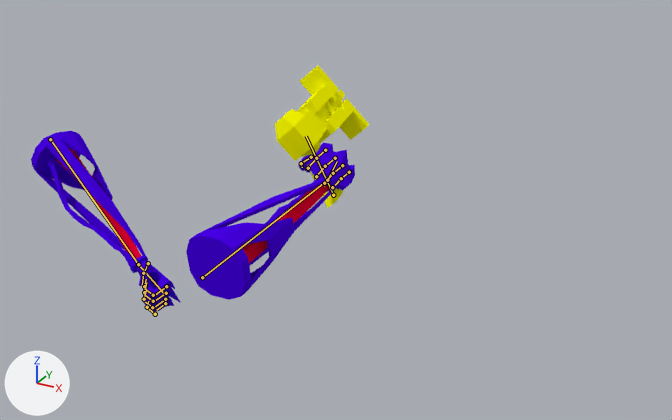
A saved change to the Blender file Badass_Upgrade/DESIGN/GrupoA/Player/Gun/Armature/Completo.blend.
One viewpoint serves both versions: a 50 mm camera at (6.13, -10.53, 5.19) aimed at (0.46, -0.23, 0.04). The lights are fixed; the arrows at lower left show +X, +Y and +Z. Both versions are drawn at frame 433 of the action 'ArmatureAction'; the numbers are the values there. The bones that bend it are drawn over the model as lines.

The first picture shows 'Cube.005', 'Gun', 'RArm'.
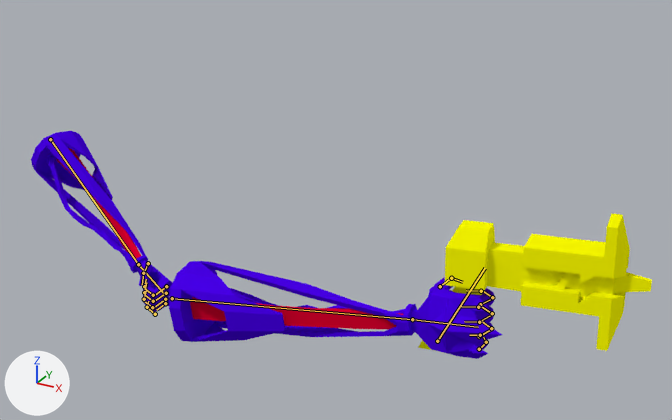
What the commit changed:
Bone 'Bone' (bone_bone) moves from (0.0, 0.0, 0.991) to (0.0, 0.0, 1.573).
Bone 'Bone' (bone_bone) turns from (-88, 5, 4) to (-7, 3, 6) degrees about its own x, y and z.
Bone 'Bone.001' (bone_bone_001) turns from (-17, -41, 8) to (2, -9, -4) degrees about its own x, y and z.
Bone 'Bone' (bone_bone_) moves from (-4.438, -2.052, -2.168) to (-1.842, -0.557, 1.007).
Bone 'Bone' (bone_bone_) turns from (-91, 73, -22) to (-7, 5, 2) degrees about its own x, y and z.

Pixel boxes (x1, y1, x2, y2) of what changed, in the pictures (672 x 420 px):
'RArm', posed (96% wider, 37% shorter)
    before: (186, 143, 355, 300)
    after: (169, 261, 502, 359)
'Gun', posed (147% wider)
    before: (275, 65, 369, 208)
    after: (418, 213, 652, 351)
bone 'Bone', root to tip
    before: (202, 277) to (327, 180)
    after: (172, 298) to (412, 319)
bone 'Bone.001', root to tip
    before: (327, 180) to (337, 161)
    after: (412, 319) to (478, 327)
bone 'Bone', root to tip
    before: (333, 195) to (306, 136)
    after: (437, 341) to (485, 268)
